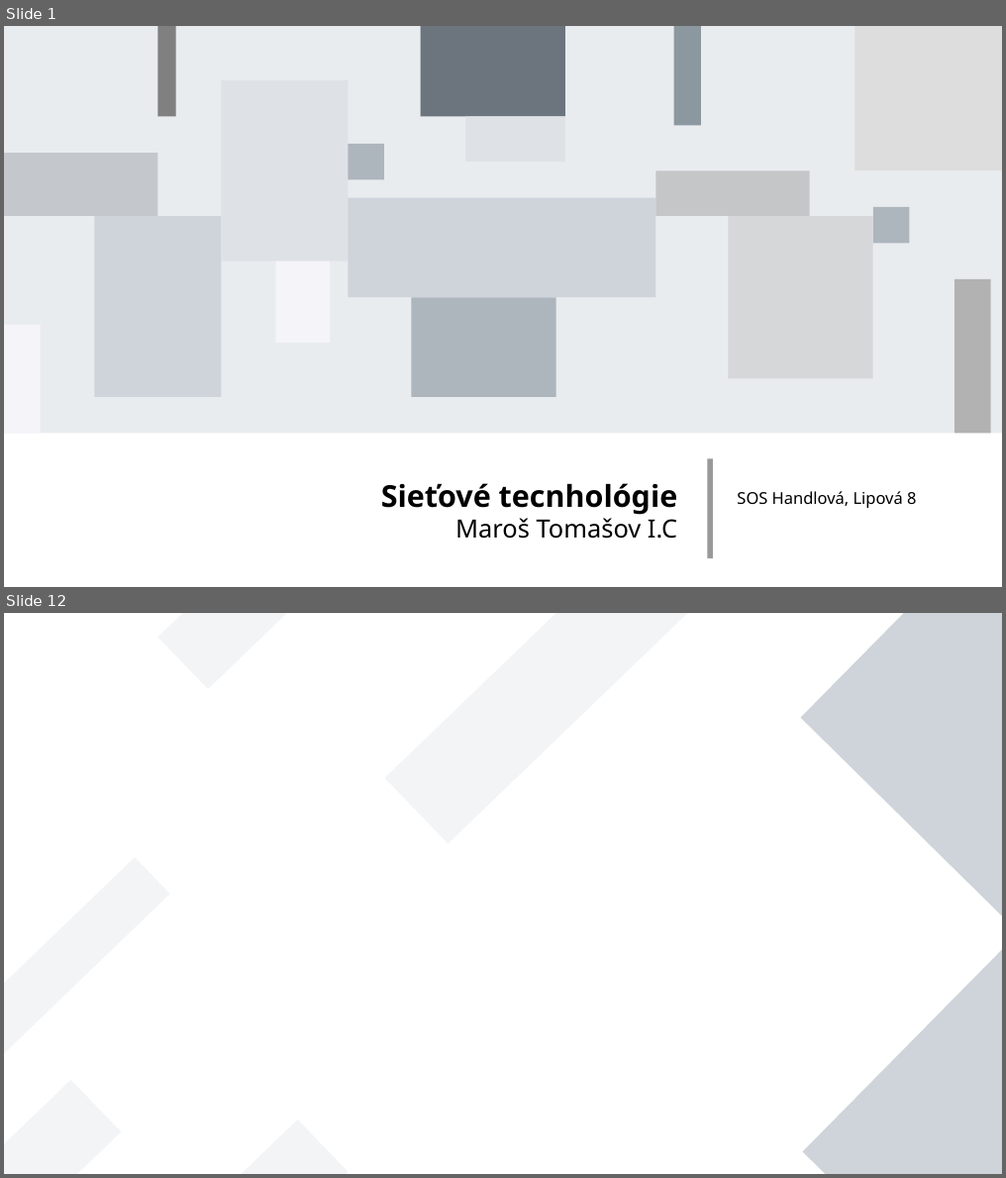
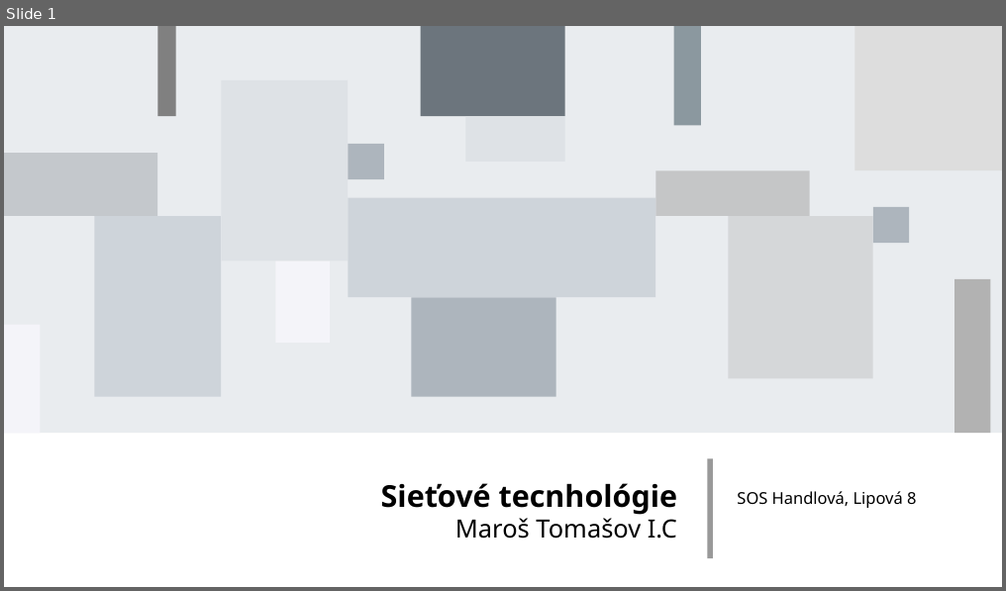
Before and after one commit to ZekoSNB/School, a slide deck: ASW/Sietove_technologie.pptx. Shown one above the other, each under a label of ours: slides 1 and 12 before the commit, slide 1 after it; the slides between them are not shown. The pictures are 1006x1178 and 1006x591 pixels, drawn with LibreOffice and Linux fonts; fonts in the diff are those of the drawing; grey boxes stand for pictures. Boxes give left, top, right and bottom in pixels: in the first picture for what was removed or moved away, otherwise in the second. Text is boxed around its words. In the diff, an @@ line names an element or a change of style, - is before the commit and + after.

```diff
--- a/ASW/Sietove_technologie.pptx
+++ b/ASW/Sietove_technologie.pptx
@@ slide 12 removed at (4, 613, 1002, 1174), background #FFFFFF @@
@@ rectangle removed at (157, 613, 393, 689) @@
@@ rectangle removed at (385, 613, 695, 844) @@
@@ rectangle removed at (801, 613, 1002, 920) @@
@@ rectangle removed at (4, 858, 169, 1071) @@
@@ rectangle removed at (803, 949, 1002, 1174) @@
@@ rectangle removed at (4, 1080, 121, 1174) @@
@@ rectangle removed at (114, 1120, 349, 1174) @@
```
Also in this commit, not shown: 6 slides changed, 4 slides added, 1 other slide removed, 2 other files.
